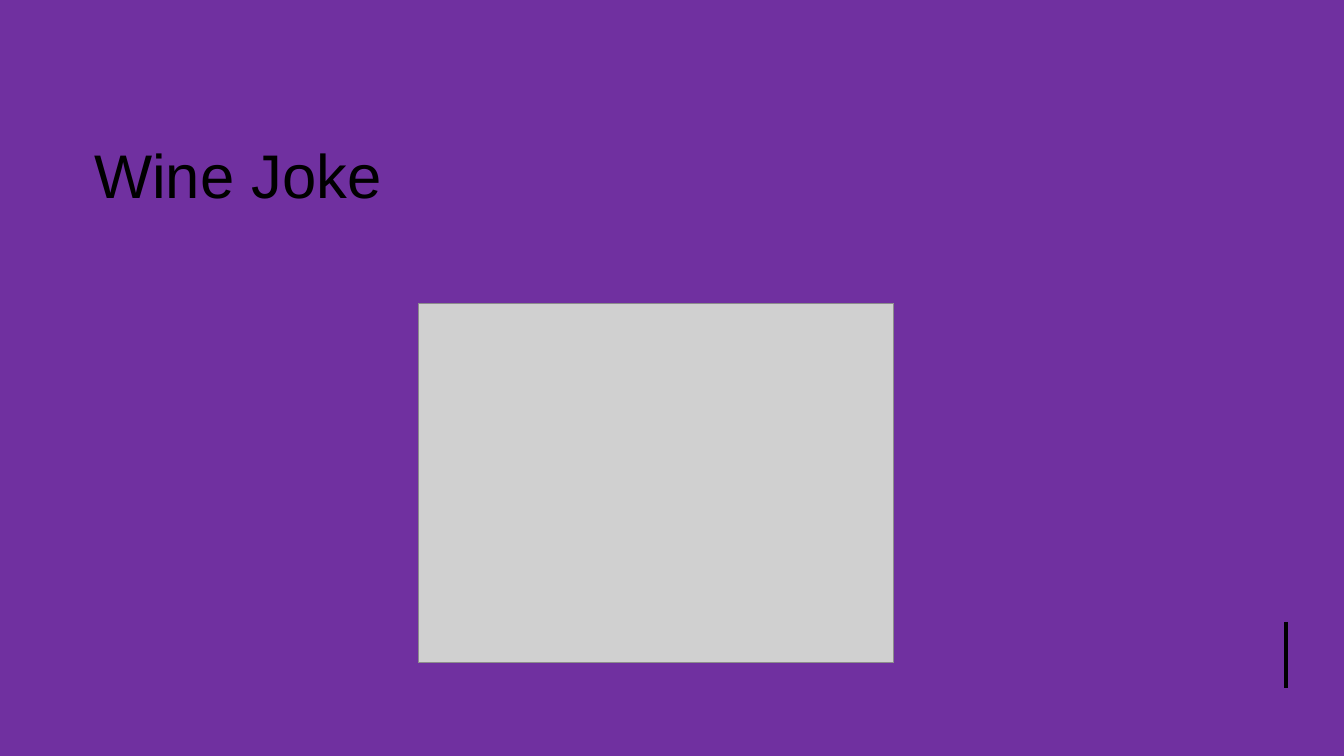
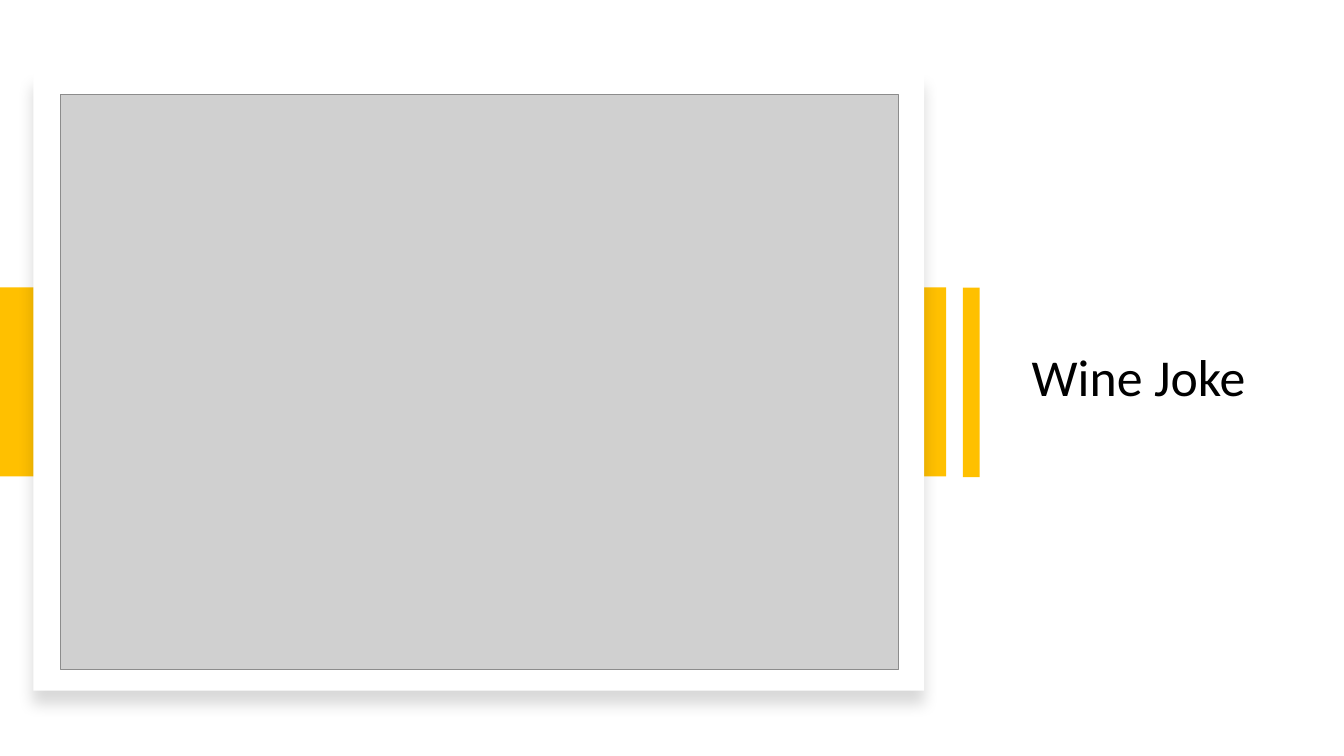
Before and after one commit to Mystaex/CSE4334-Project-Wine, a slide deck: slide 2 of wine_presentation.pptx. Drawn at 1344x756 pixels with LibreOffice and Linux fonts; fonts in the diff are those of the drawing; grey boxes stand for pictures. Boxes give left, top, right and bottom in pixels: in the first picture for what was removed or moved away, otherwise in the second. Text is boxed around its words. In the diff, an @@ line names an element or a change of style, - is before the commit and + after.

```diff
--- a/wine_presentation.pptx
+++ b/wine_presentation.pptx
@@ background #7030A0 to #FFFFFF @@
@@ rectangle removed at bbox=[0, 0, 1344, 756] @@
@@ rectangle removed at bbox=[0, 0, 1344, 280] @@
@@ rectangle added at bbox=[33, 74, 925, 691], fill #FFFFFF @@
@@ picture: place and size @@
-picture at bbox=[418, 303, 894, 663]
+picture at bbox=[60, 95, 899, 669]
@@ title "Wine Joke": place and size @@
-title "Wine Joke" at bbox=[94, 153, 381, 199]
+title "Wine Joke" at bbox=[1032, 360, 1245, 397]
@@ title "Wine Joke" at bbox=[1032, 360, 1245, 397]: size 44 to 37 pt, font Arial to Calibri; line spacing 1 to 0.9 @@
@@ rectangle added at bbox=[1, 288, 947, 477], fill #FFC000 @@
@@ rectangle added at bbox=[962, 288, 980, 477], fill #FFC000 @@
@@ line removed from (1287, 622) to (1287, 688) @@
```
Also in this commit, not shown: 6 other slides changed, 4 slides added, 4 slides removed, 1 other file.
